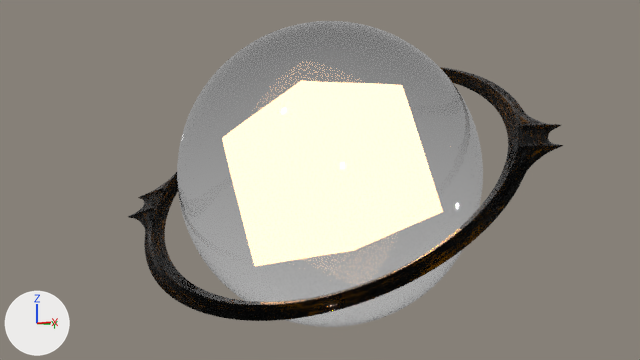
Before and after pictures for a commit that changed the Blender file Models 2k22/Made In Abyss/starCompass.blend.
One viewpoint serves both versions: the file's camera 'Camera'. The axes (+X, +Y, +Z) are drawn at lower left. The lights are the same throughout.

The scene before the commit, as lines of its bpy script (objects in view):
```python
me_roundcube = bpy.data.meshes.new('Roundcube')
me_roundcube.from_pydata(...)  # 602 vertices, 600 faces; spans x -1.0..1.0, y -1.0..1.0, z -1.0..1.0
me_roundcube.polygons.foreach_set('use_smooth', [True] * 600)
me_roundcube.materials.append(mat_ball)
me_torus_001 = bpy.data.meshes.new('Torus.001')
me_torus_001.from_pydata(...)  # 644 vertices, 616 faces; spans x 0.0..1.5, y -1.32..0.0, z -0.05..0.05
me_torus_001.polygons.foreach_set('use_smooth', [True] * 616)
me_torus_001.materials.append(mat_outerring)
ob_outercasing = bpy.data.objects.new('outerCasing', me_roundcube)
ob_outercasing.location = (0.0, 0.0, 0.0)
_m = ob_outercasing.modifiers.new('Subdivision', 'SUBSURF')
_m.use_adaptive_subdivision = True
ob_outerring = bpy.data.objects.new('outerRing', me_torus_001)
ob_outerring.location = (0.0, 0.0, 0.0)
ob_outerring.rotation_euler = (0.725, -0.132, 0.417)  # degrees (42, -7.6, 24)
_m = ob_outerring.modifiers.new('Mirror', 'MIRROR')
_m.use_axis = (False, True, False)
_m.use_clip = True
_m = ob_outerring.modifiers.new('Mirror.001', 'MIRROR')
_m.use_clip = True
_m = ob_outerring.modifiers.new('Subdivision', 'SUBSURF')
_m.use_adaptive_subdivision = True
```
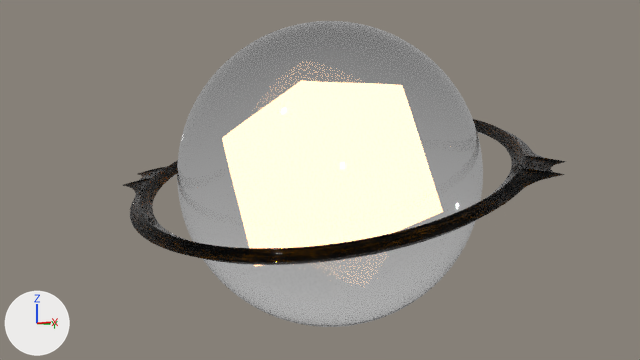
Commit message: Fixed the outer ring

What the commit changed:
me_torus_001 is used by ob_outerring; location (0.0, 0.0, 0.0); rotation (0.725, -0.132, 0.417), in degrees (42, -7.6, 24).
me_torus_001 had 644 vertices, 616 faces and spanned x 0.0..1.5, y -1.32..0.0, z -0.05..0.05.
me_torus_001 now has 390 vertices, 350 faces and spans x 0.0..1.5, y -1.32..0.0, z 0.0..0.05.
me_torus_001 part 1: 16 vertices moved from x 0.49..1.29, y -1.18..0.0, z 0.02..0.05 to x 0.49..1.3, y -1.18..0.0, z 0.02..0.05; 312 vertices removed from x 0.0..1.48, y -1.32..0.0, z -0.05..0.05; 58 vertices added at x 0.49..1.5, y -1.19..-0.04, z 0.0..0.05.
Object 'outerRing' (ob_outerring) turns from (42, -7.6, 24) to (25, 0, 25) degrees about x, y and z.
Object 'outerRing' (ob_outerring) gains a MIRROR modifier named 'Mirror.002'.
Modifier setting: use_axis = (False, False, True).
Modifier setting: use_clip = True.

Changed parts and their boxes [x1, y1, x2, y2] in the pictures (640 x 360 px):
'outerRing', reshaped, turned, modifiers changed
    before: [128, 67, 563, 321]
    after: [123, 119, 566, 265]
part 1 of me_torus_001, cut back
    before: [129, 67, 562, 321]
    after: [123, 129, 566, 262]
